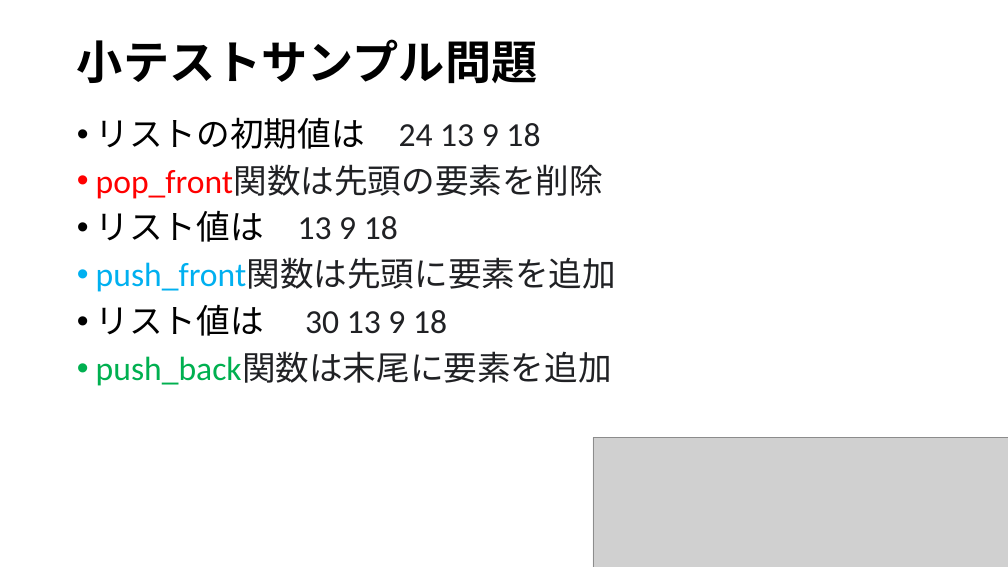
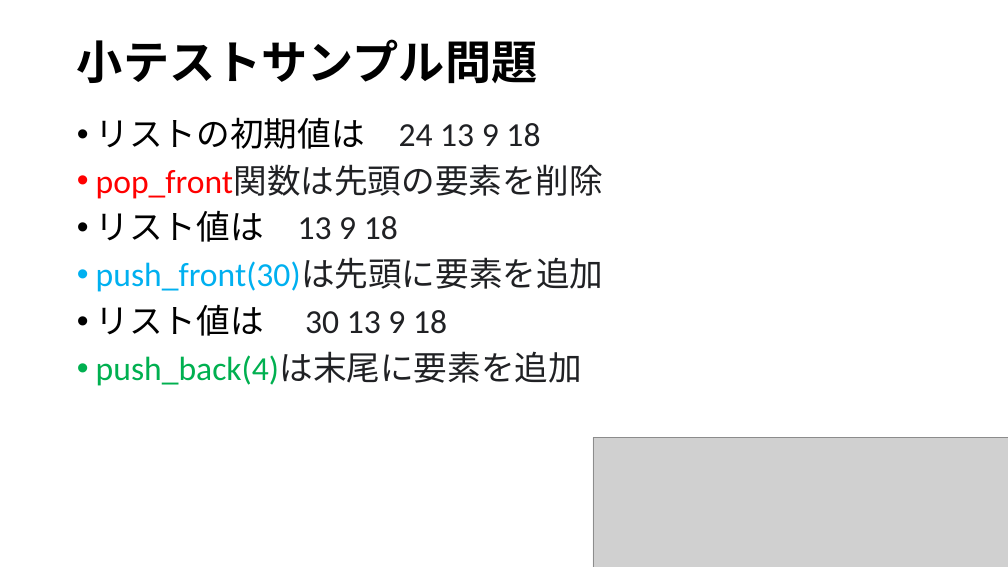
Before and after one commit to kic-murata/cpp2024, a slide deck: slide 7 of 授業資料/小テストサンプル問題.pptx. Drawn at 1008x567 pixels with LibreOffice and Linux fonts; fonts in the diff are those of the drawing; grey boxes stand for pictures. Boxes give left, top, right and bottom in pixels: in the first picture for what was removed or moved away, otherwise in the second. Text is boxed around its words. In the diff, an @@ line names an element or a change of style, - is before the commit and + after.

```diff
--- a/授業資料/小テストサンプル問題.pptx
+++ b/授業資料/小テストサンプル問題.pptx
@@ text at box(96, 259, 604, 292): text changed; text colour #202124 to #00B0F0 @@
-• push_front関数は先頭に要素を追加
+• push_front(30)は先頭に要素を追加
@@ text at box(96, 352, 582, 386): text changed; text colour #202124 to #00B050 @@
-• push_back関数は末尾に要素を追加
+• push_back(4)は末尾に要素を追加
```
Also in this commit, not shown: 4 other slides changed.
